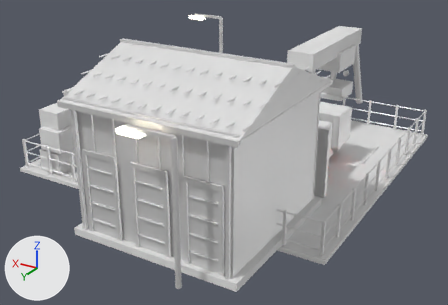
Two versions of the FBX model Assets/Art/KayseriIsland/Models/Emerald/Phase3/Fleet_P3.fbx, one commit apart.
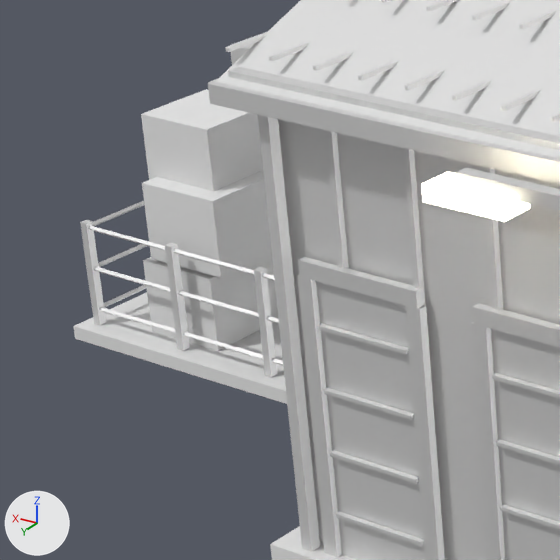
There are two pictures of each version: one whole from a camera (50 mm lens) standing at (-54.12, 12.3, 31.69) and looking at (-30.38, -27.27, 11.91), one close up on the part from 0% to 34% of the width and 26% to 76% of the height. Lighting does not change. The marker at lower left points along +X, +Y and +Z. The last two pictures show the newer version. Where no turn or scale is listed for an object, it has been applied to the vertices. Vertices at exactly the same position are counted once.

Names of what the first close-up shows: 'Fleet.Crates', 'Fleet.Fence', 'Fleet.Garage', 'Fleet.Lamp0', 'Fleet.Yard' and 1 more.
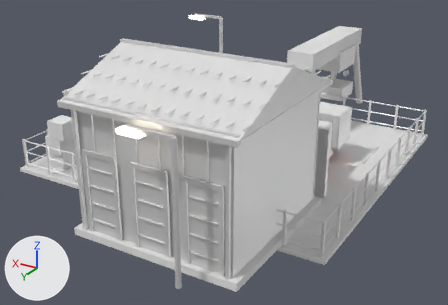
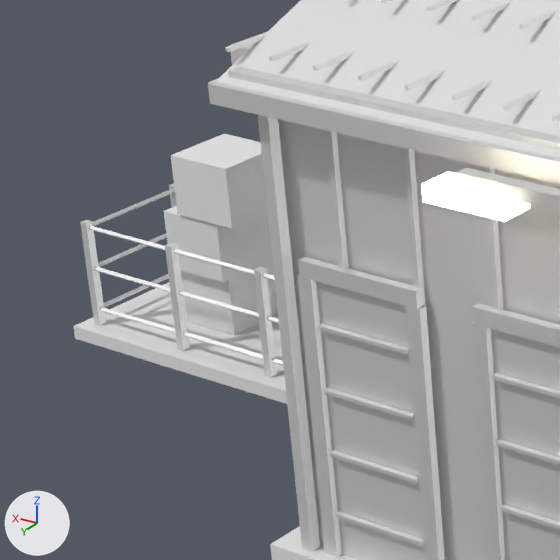
What differs and where, as boxes [x1, y1, x2, y2] in the close-ups (560 x 560 px; the box of a moved part takes in the faces that stretch with it):
'Fleet.Crates', reshaped (17% narrower, 23% shorter)
    before: [141, 89, 279, 351]
    after: [164, 134, 278, 335]
part 1 of me_fleet_crates_001, moved or reshaped
    before: [143, 254, 279, 351]
    after: [180, 259, 278, 335]
part 2 of me_fleet_crates_001, moved or reshaped
    before: [142, 170, 272, 278]
    after: [164, 206, 272, 282]
part 3 of me_fleet_crates_001, moved or reshaped
    before: [141, 89, 263, 191]
    after: [171, 134, 268, 229]

The change, as a diff of the scene's bpy script:
```diff
--- a/Assets/Art/KayseriIsland/Models/Emerald/Phase3/Fleet_P3.fbx.py
+++ b/Assets/Art/KayseriIsland/Models/Emerald/Phase3/Fleet_P3.fbx.py
@@ me_fleet_crates_001 @@
 # used by ob_fleet_crates; location = (-20.0, -20.0, 11.04)
-me_fleet_crates_001.from_pydata(...)  # 24 vertices, 36 faces; spans x -0.94..1.36, y -1.06..1.32, z 0.0..4.84
+me_fleet_crates_001.from_pydata(...)  # 24 vertices, 36 faces; spans x -0.9..1.26, y -1.09..0.78, z 0.0..4.03
+# me_fleet_crates_001 part 1: the loose piece of 8 vertices spanning x -0.65..1.31, y -0.65..1.32, z 0.0..1.67 is scaled about its middle by 0.835, then moved by (0.1, -0.6, -0.14)
+# me_fleet_crates_001 part 2: the loose piece of 8 vertices spanning x -0.94..1.11, y -0.78..1.27, z 1.74..3.48 is scaled about its middle by 0.76, then moved by (0.29, -0.29, -0.63)
+# me_fleet_crates_001 part 3: the loose piece of 8 vertices spanning x -0.54..1.36, y -1.06..0.84, z 3.23..4.84 is scaled about its middle by 0.832, then moved by (-0.52, 0.1, -0.68)
 me_fleet_crates_001.materials.append(mat_wood_lt)
```
